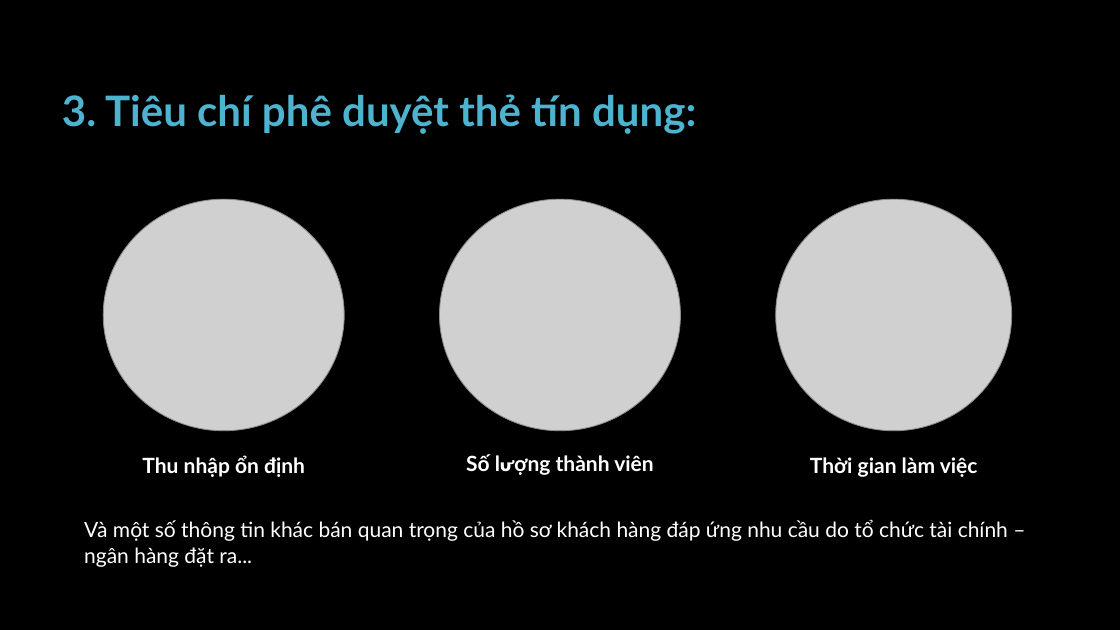
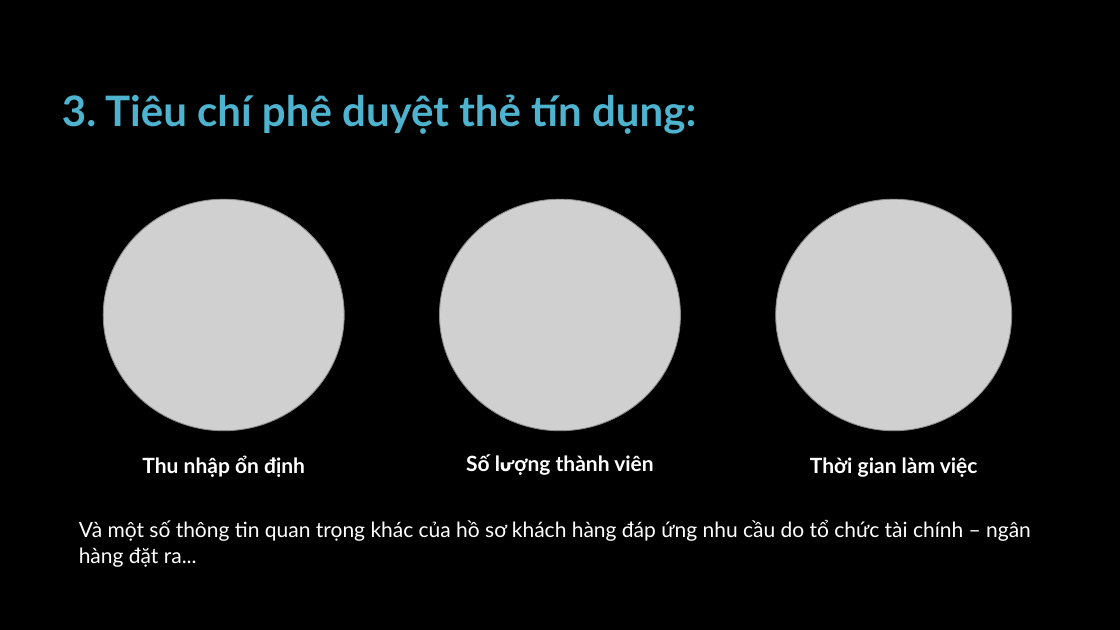
Before and after one commit to pisceskibo/CreditCardApprovalPrediction, a slide deck: slide 7 of references/ApplicationOfEnsembleLearningInBankCreditCardRiskModeling.pptx. Drawn at 1120x630 pixels with LibreOffice and Linux fonts; fonts in the diff are those of the drawing; grey boxes stand for pictures; background and template pictures are left out. Boxes give left, top, right and bottom in pixels: in the first picture for what was removed or moved away, otherwise in the second. Text is boxed around its words. In the diff, an @@ line names an element or a change of style, - is before the commit and + after.

```diff
--- a/references/ApplicationOfEnsembleLearningInBankCreditCardRiskModeling.pptx
+++ b/references/ApplicationOfEnsembleLearningInBankCreditCardRiskModeling.pptx
@@ text at (79,519,1031,567): text changed @@
-Và một số thông tin khác bán quan trọng của hồ sơ khách hàng đáp ứng nhu cầu do tổ chức tài chính – ngân hàng đặt ra...
+Và một số thông tin quan trọng khác của hồ sơ khách hàng đáp ứng nhu cầu do tổ chức tài chính – ngân hàng đặt ra...
```
Also in this commit, not shown: 18 other slides changed, 1 slide added.
